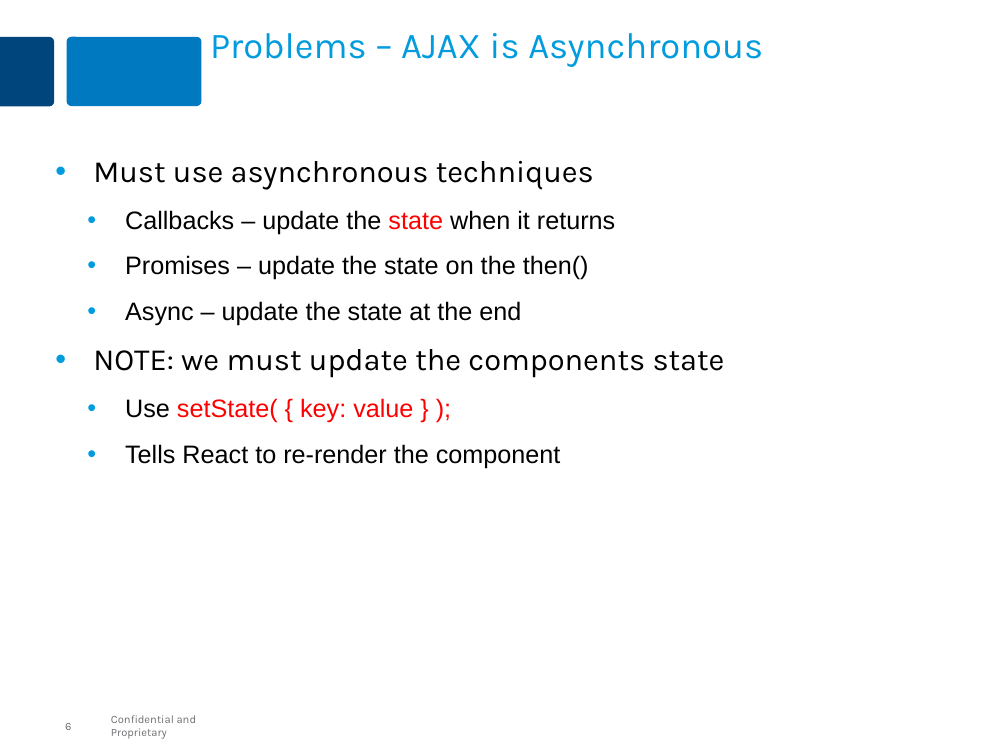
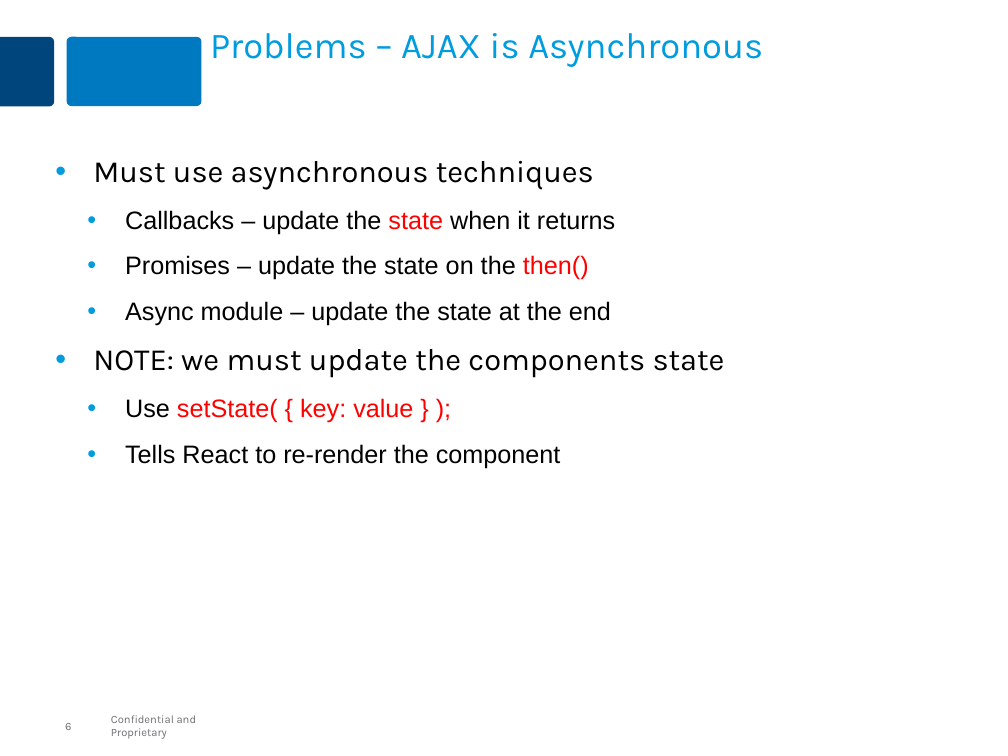
Before and after one commit to MaxMillington/react_practice, a slide deck: slide 6 of lesson-react-20-ajax/react-ajax.pptx. Drawn at 1008x756 pixels with LibreOffice and Linux fonts; fonts in the diff are those of the drawing. Boxes give left, top, right and bottom in pixels: in the first picture for what was removed or moved away, otherwise in the second. Text is boxed around its words. In the diff, an @@ line names an element or a change of style, - is before the commit and + after.

```diff
--- a/lesson-react-20-ajax/react-ajax.pptx
+++ b/lesson-react-20-ajax/react-ajax.pptx
@@ text at (125, 255, 589, 280): text colour #000000 to #FF0000 in "then()" @@
@@ text at (125, 301, 611, 325): text changed @@
-  • Async – update the state at the end
+  • Async module – update the state at the end
```
Also in this commit, not shown: 4 other slides changed, 1 other file.
